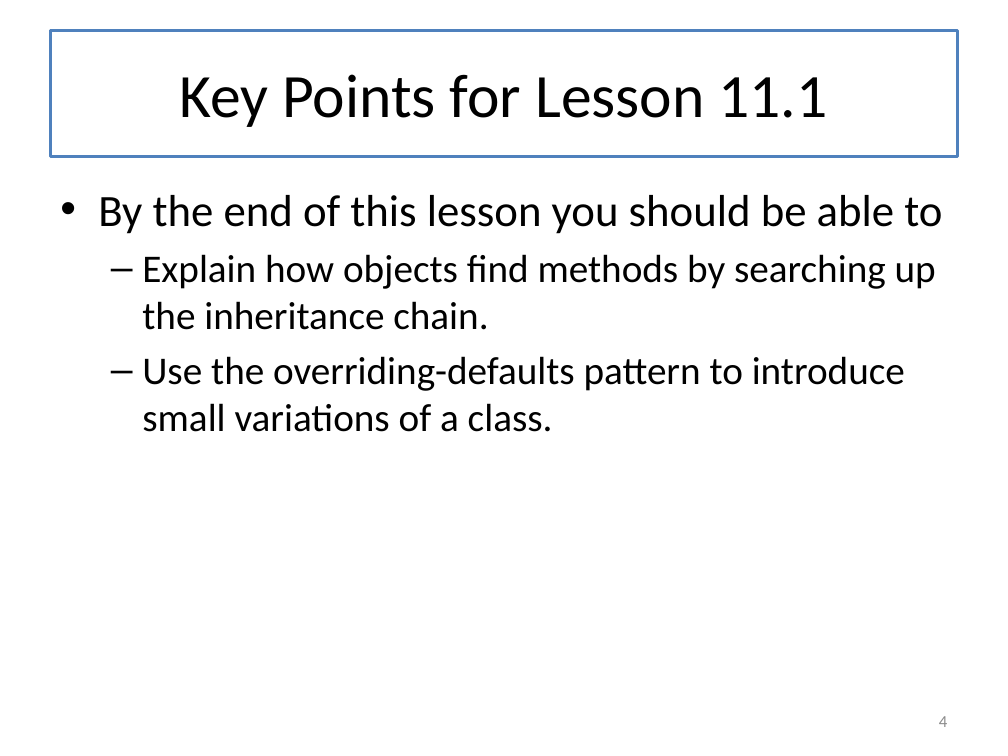
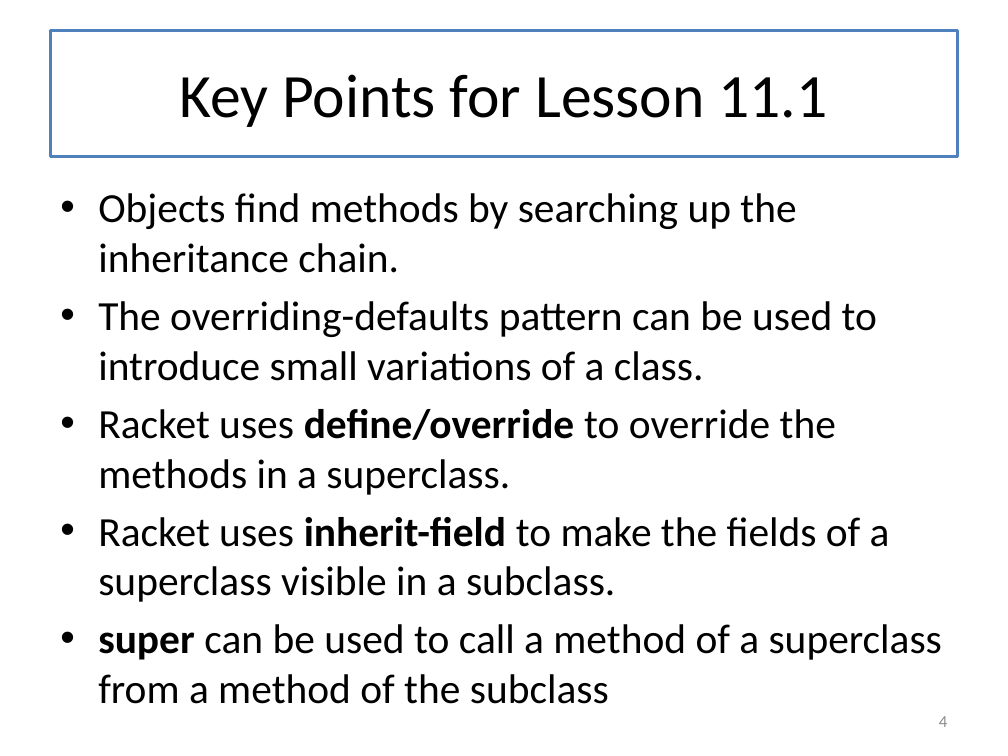
Before and after one commit to mwand/cs5010f16, a slide deck: slide 4 of Slides/Lesson 11.1 Basics of Inheritance.pptx. Drawn at 1008x756 pixels with LibreOffice and Linux fonts; fonts in the diff are those of the drawing. Boxes give left, top, right and bottom in pixels: in the first picture for what was removed or moved away, otherwise in the second. Text is boxed around its words. In the diff, an @@ line names an element or a change of style, - is before the commit and + after.

```diff
--- a/Slides/Lesson 11.1 Basics of Inheritance.pptx
+++ b/Slides/Lesson 11.1 Basics of Inheritance.pptx
@@ text at [98,193,942,660]: text changed; size 28 to 29.6 pt @@
-• By the end of this lesson you should be able to
-  – Explain how objects find methods by searching up the inheritance chain.
-  – Use the overriding-defaults pattern to introduce small variations of a class.
+• Objects find methods by searching up the inheritance chain.
+• The overriding-defaults pattern can be used to introduce small variations of a class.
+• Racket uses define/override to override the methods in a superclass.
+• Racket uses inherit-field to make the fields of a superclass visible in a subclass.
+• super can be used to call a method of a superclass from a method of the subclass
```
Also in this commit, not shown: 6 other slides changed, 14 other files.
